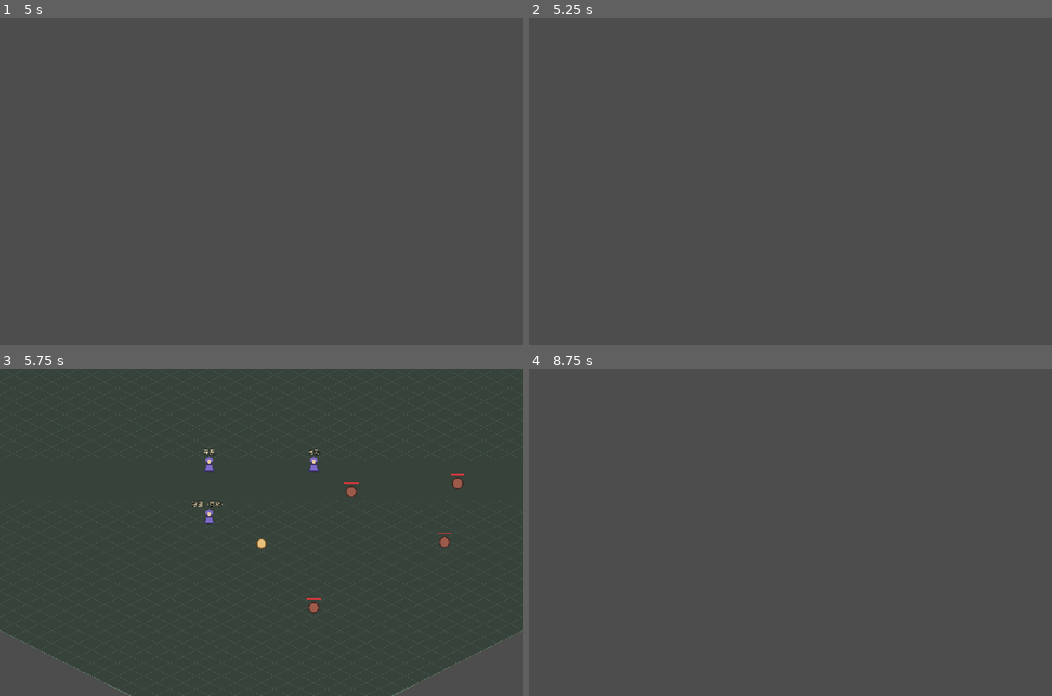
Above: before the commit, frames 1-4 (two rows, left to right).
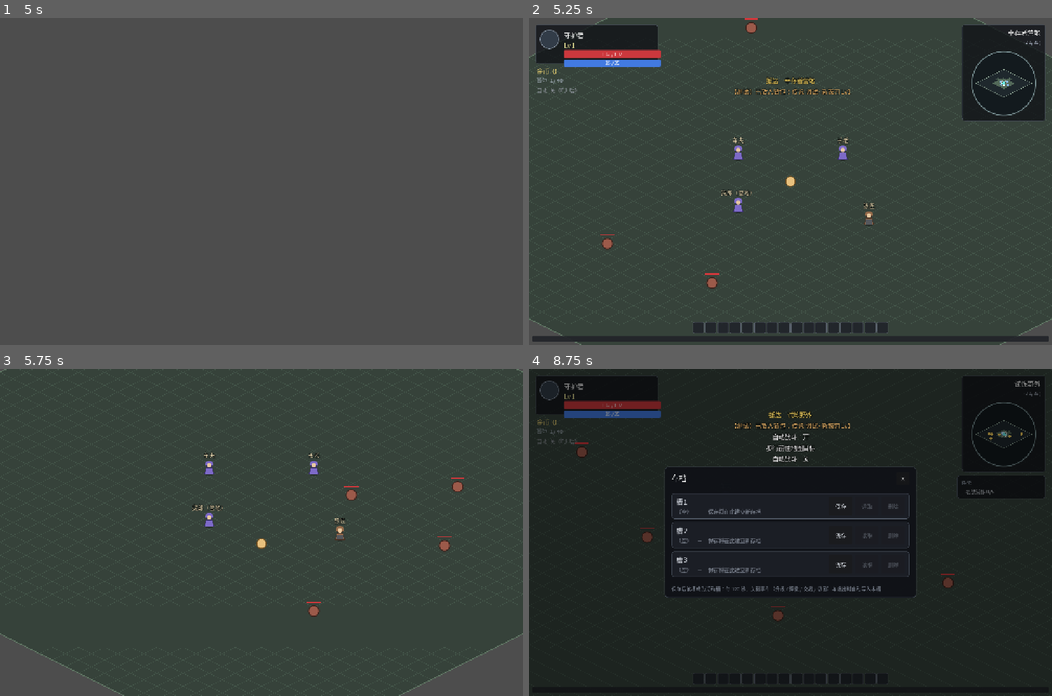
Above: after the commit, the same moments.

Repository: fengcms/DegenerateAge
Game: Godot game, scene res://tests/SmokeTest.tscn
The game is run twice, just before and just after one commit, with the same random seed, the same clock (stepped at 60 frames per second) and the same inputs. This scene is started directly instead of the project's main scene.
Inputs (mouse positions are in pixels of both pictures, inside the frame that each line leads up to):
- Up to frame 1 (5 s): tap Enter at 0.5, 2, 4.25 s; move the mouse to (376, 165) at 0.52 s; hold D (move_right) 0.53-1.25 s; hold Space (attack) 0.53-1.25 s; click (376, 165) at 0.67 s; tap E (interact) at 0.8, 2.3 s; drag from (156, 197) to (235, 246) at 1.27 s; move the mouse to (313, 109) at 2.02 s; hold D (move_right) 2.03-2.75 s; hold Space (attack) 2.03-2.75 s; click (313, 109) at 2.17 s; drag from (235, 246) to (104, 132) at 2.77 s; tap Space (attack) at 3.5 s; drag from (256, 171) to (287, 181) at 3.52 s; drag from (104, 132) to (183, 99) at 4.27 s
- Up to frame 2 (5.25 s): move the mouse to (816, 181) at 5.02 s; hold S (move_down) from 5.03 s (still down); hold Tab (target_next) from 5.03 s (still down); click (816, 181) at 5.17 s
- Up to frame 3 (5.75 s): keep holding S (move_down); keep holding Tab (target_next); tap E (interact) at 5.3 s; tap I (panel_inventory) at 5.65 s
- Up to frame 4 (8.75 s): release S (move_down) at 5.75 s; release Tab (target_next) at 5.75 s; drag from (712, 450) to (685, 548) at 5.77 s; move the mouse to (905, 516) at 6.52 s; hold W (move_up) 6.53-7.25 s; hold 2 (use_potion_mp) 6.53-7.25 s; click (905, 516) at 6.67 s; tap E (interact) at 6.8 s; tap M (panel_map) at 7.15 s; drag from (685, 548) to (764, 597) at 7.27 s; move the mouse to (1004, 434) at 8.02 s; hold S (move_down) from 8.03 s (still down); hold E (interact) from 8.03 s (still down); click (1004, 434) at 8.17 s; tap Escape (pause) at 8.65 s

Frame 1 is identical in both runs. In frame 2, 12% of the frame differs, in the area x 0-100%, y 0-100%; in frame 3, 1.0%; in frame 4, 99%.

Commit message:
feat(m4-2): 接入铁匠对话与升星入口

Diff:
--- a/autoload/data_loader.gd
+++ b/autoload/data_loader.gd
@@ -213,8 +213,10 @@
 				if typeof(npc) != TYPE_DICTIONARY:
 					continue
 				var role := String(npc.get("role", ""))
-				if role != "shop" and role != "quest" and role != "carter":
-					report.append("[maps] %s 的 npc role '%s' 非法（应为 shop / quest / carter）" % [mid_map, role])
+				if role != "shop" and role != "quest" and role != "carter" and role != "blacksmith":
+					report.append("[maps] %s 的 npc role '%s' 非法（应为 shop / quest / carter / blacksmith）" % [mid_map, role])
+				if role == "blacksmith" and (String(npc.get("npcName", "")).is_empty() or String(npc.get("greeting", "")).is_empty()):
+					report.append("[maps] %s 的铁匠缺少 npcName 或 greeting" % mid_map)
 				var sid := String(npc.get("shopId", ""))
 				if role == "shop" and not shop_ids.has(sid):
 					report.append("[maps] %s 的 shop NPC 引用未定义 npcId '%s'" % [mid_map, sid])
--- a/autoload/event_bus.gd
+++ b/autoload/event_bus.gd
@@ -50,6 +50,10 @@
 signal carter_panel_requested(npc_name: String)
 signal map_traveled(from_id: String, to_id: String)
 
+# ---- 铁匠 / 升星（M4）----
+signal blacksmith_panel_requested(npc_name: String, greeting: String)
+signal upgrade_panel_requested()
+
 # ---- 系统 ----
 signal toast_requested(text: String, kind: String)
 signal panel_opened(panel_id: String)
--- a/data/maps.json
+++ b/data/maps.json
@@ -16,6 +16,7 @@
     "npcs": [
       { "role": "shop", "shopId": "peddler_camp", "cell": [16, 20] },
       { "role": "quest", "npcName": "长老", "cell": [24, 20] },
+      { "role": "blacksmith", "npcName": "铁匠", "greeting": "炉火还旺。带上装备和金币，我替你试试升星。", "cell": [20, 14] },
       { "role": "carter", "npcName": "车夫", "cell": [20, 24] }
     ],
     "desc": "安全区：复活锚点 / 回城落点，聚集货郎、铁匠、车夫、任务官、仓库。"
--- a/scenes/Main.tscn
+++ b/scenes/Main.tscn
@@ -11,6 +11,7 @@
 
 [ext_resource type="PackedScene" path="res://scenes/ui/MapBigPanel.tscn" id="9_map"]
 [ext_resource type="PackedScene" path="res://scenes/ui/UpgradePanel.tscn" id="10_upgrade"]
+[ext_resource type="PackedScene" path="res://scenes/ui/BlacksmithPanel.tscn" id="11_blacksmith"]
 
 [node name="Main" type="Node2D"]
 script = ExtResource("1_main")
@@ -35,6 +36,8 @@
 
 [node name="UpgradePanel" parent="UI" instance=ExtResource("10_upgrade")]
 
+[node name="BlacksmithPanel" parent="UI" instance=ExtResource("11_blacksmith")]
+
 [node name="DragLayer" type="Control" parent="UI" groups=["drag_ghost_layer"]]
 anchors_preset = 15
 anchor_right = 1.0
--- /dev/null
+++ b/scenes/ui/BlacksmithPanel.tscn
@@ -0,0 +1,12 @@
+[gd_scene load_steps=2 format=3]
+
+[ext_resource type="Script" path="res://scripts/ui/blacksmith_panel.gd" id="1_blacksmith"]
+
+[node name="BlacksmithPanel" type="Control"]
+anchors_preset = 15
+anchor_right = 1.0
+anchor_bottom = 1.0
+grow_horizontal = 2
+grow_vertical = 2
+visible = false
+script = ExtResource("1_blacksmith")
--- a/scripts/entities/npc.gd
+++ b/scripts/entities/npc.gd
@@ -4,8 +4,8 @@
 ##
 ## 占位素材（R5）：程序化绘制斗篷人形；头顶名称 / 提示用 Label（走项目主题的
 ## SystemFont CJK 字体，避免 draw_string 用引擎内置字体导致中文方框）。
-## 交互派发：由 scripts/world/game.gd 统一处理 interact 键（E），本节点只暴露
-## shop_id 与近距判定，不自己抢输入（保持单一输入出口，便于 9.8 对话系统接管）。
+## 交互派发：由 scripts/world/game.gd 统一处理 E / 鼠标点击；本节点暴露
+## shop_id、近距和命中判定，不自己抢输入。
 ## 碰撞：MVP 不加碰撞体（避免把玩家卡住）；M3 补静态碰撞与逐句对话推进。
 
 ## 交互半径 2 格（6.3 安全区交互距离）
@@ -22,6 +22,8 @@
 @export var role: String = "shop"
 ## 头顶名称；为空时从配置表取名。
 @export var npc_name: String = ""
+## 文本配置的自我介绍，功能面板打开时显示。
+@export var greeting: String = ""
 
 var _near: bool = false
 var _phase: float = 0.0
@@ -60,7 +62,14 @@
 		return false
 	return (p as Node2D).global_position.distance_to(global_position) <= INTERACT_RANGE
 
+## 屏幕点击命中：覆盖人物与头顶名称；由世界统一决定接近和交互。
+func contains_screen_point(point: Vector2) -> bool:
+	var local := get_global_transform_with_canvas().affine_inverse() * point
+	return Rect2(-38.0, -52.0, 76.0, 68.0).has_point(local)
+
 func _draw() -> void:
+	var cloak_color := Color("956b4b") if role == "blacksmith" else COLOR_CLOAK
+	var edge := Color("463226") if role == "blacksmith" else COLOR_CLOAK_EDGE
 	# 脚下阴影
 	draw_set_transform(Vector2(0.0, 8.0), 0.0, Vector2(1.0, 0.5))
 	draw_circle(Vector2.ZERO, 12.0, Color(0, 0, 0, 0.28))
@@ -70,17 +79,19 @@
 	var cloak := PackedVector2Array([
 		Vector2(-12.0, 10.0), Vector2(12.0, 10.0), Vector2(7.0, -6.0), Vector2(-7.0, -6.0),
 	])
-	draw_colored_polygon(cloak, COLOR_CLOAK)
+	draw_colored_polygon(cloak, cloak_color)
 	draw_polyline(PackedVector2Array([
 		Vector2(-12.0, 10.0), Vector2(12.0, 10.0), Vector2(7.0, -6.0),
 		Vector2(-7.0, -6.0), Vector2(-12.0, 10.0),
-	]), COLOR_CLOAK_EDGE, 1.5)
+	]), edge, 1.5)
 
 	# 头部
 	draw_circle(Vector2(0.0, -13.0), 6.5, COLOR_SKIN)
-	draw_arc(Vector2(0.0, -13.0), 6.5, 0.0, TAU, 20, COLOR_CLOAK_EDGE, 1.5, true)
+	draw_arc(Vector2(0.0, -13.0), 6.5, 0.0, TAU, 20, edge, 1.5, true)
 	# 兜帽（上半圆弧加粗）
-	draw_arc(Vector2(0.0, -13.0), 8.0, PI, TAU, 18, COLOR_CLOAK, 5.0, true)
+	draw_arc(Vector2(0.0, -13.0), 8.0, PI, TAU, 18, cloak_color, 5.0, true)
+	if role == "blacksmith":
+		draw_rect(Rect2(-7.0, -2.0, 14.0, 11.0), Color("55585d"))
 
 	# 靠近时脚下高亮圈（9.5 目标选中指示的简化版）
 	if _near:
--- a/scripts/entities/player.gd
+++ b/scripts/entities/player.gd
@@ -182,7 +182,7 @@
 	# Input.get_vector 已做归一化：斜向不会比正向更快（八向移动）
 	var dir := Input.get_vector("move_left", "move_right", "move_up", "move_down")
 	manual_input_active = dir.length() > MANUAL_EPS
-	if manual_input_active or Input.is_mouse_button_pressed(MOUSE_BUTTON_RIGHT):
+	if manual_input_active:
 		map_move_active = false
 		manual_attack_active = false
 	if Input.is_action_pressed("attack") and not manual_input_active and not manual_attack_active:
--- /dev/null
+++ b/scripts/ui/blacksmith_panel.gd
@@ -0,0 +1,99 @@
+extends Control
+## 铁匠对话与功能菜单。NPC 的自我介绍来自 maps.json，继续后进入升星面板。
+
+const PANEL_ID := "blacksmith"
+const COL_PANEL := Color(0.06, 0.07, 0.09, 0.97)
+const COL_BORDER := Color(0.36, 0.31, 0.26)
+
+var _title: Label
+var _greeting: Label
+var _continue: Button
+var _upgrade: Button
+
+func _ready() -> void:
+	set_anchors_preset(Control.PRESET_FULL_RECT)
+	mouse_filter = Control.MOUSE_FILTER_IGNORE
+	_build()
+	visible = false
+	EventBus.blacksmith_panel_requested.connect(_on_requested)
+	EventBus.panel_opened.connect(_on_panel_opened)
+
+func _unhandled_input(event: InputEvent) -> void:
+	if visible and (event.is_action_pressed("interact") or event.is_action_pressed("pause")):
+		set_open(false)
+		get_viewport().set_input_as_handled()
+
+func _on_requested(npc_name: String, greeting: String) -> void:
+	_title.text = "%s　·　铁匠" % npc_name
+	_greeting.text = "「%s」" % greeting
+	set_open(true)
+
+func _on_panel_opened(panel_id: String) -> void:
+	if panel_id != PANEL_ID and visible:
+		set_open(false)
+
+func set_open(open: bool) -> void:
+	visible = open
+	GameState.set_panel_open(PANEL_ID, open)
+	if open:
+		_continue.visible = true
+		_upgrade.visible = false
+		EventBus.panel_opened.emit(PANEL_ID)
+
+func _build() -> void:
+	var dim := ColorRect.new()
+	dim.color = Color(0, 0, 0, 0.36)
+	dim.set_anchors_preset(Control.PRESET_FULL_RECT)
+	dim.mouse_filter = Control.MOUSE_FILTER_IGNORE
+	add_child(dim)
+	var center := CenterContainer.new()
+	center.set_anchors_preset(Control.PRESET_FULL_RECT)
+	center.mouse_filter = Control.MOUSE_FILTER_IGNORE
+	add_child(center)
+	var panel := PanelContainer.new()
+	var style := StyleBoxFlat.new()
+	style.bg_color = COL_PANEL
+	style.border_color = COL_BORDER
+	style.set_border_width_all(1)
+	style.set_corner_radius_all(8)
+	panel.add_theme_stylebox_override("panel", style)
+	center.add_child(panel)
+	var margin := MarginContainer.new()
+	for side in ["left", "right", "top", "bottom"]:
+		margin.add_theme_constant_override("margin_" + side, 18)
+	panel.add_child(margin)
+	var root := VBoxContainer.new()
+	root.custom_minimum_size = Vector2(430, 0)
+	root.add_theme_constant_override("separation", 12)
+	margin.add_child(root)
+	var head := HBoxContainer.new()
+	root.add_child(head)
+	_title = Label.new()
+	_title.text = "铁匠"
+	_title.add_theme_font_size_override("font_size", 18)
+	_title.size_flags_horizontal = Control.SIZE_EXPAND_FILL
+	head.add_child(_title)
+	var close := Button.new()
+	close.text = "×"
+	close.pressed.connect(func() -> void: set_open(false))
+	head.add_child(close)
+	_greeting = Label.new()
+	_greeting.autowrap_mode = TextServer.AUTOWRAP_WORD_SMART
+	root.add_child(_greeting)
+	_continue = Button.new()
+	_continue.text = "继续"
+	_continue.pressed.connect(_show_menu)
+	root.add_child(_continue)
+	_upgrade = Button.new()
+	_upgrade.text = "升星装备"
+	_upgrade.pressed.connect(_open_upgrade)
+	root.add_child(_upgrade)
+
+func _show_menu() -> void:
+	_continue.visible = false
+	_upgrade.visible = true
+	_upgrade.grab_focus()
+
+func _open_upgrade() -> void:
+	set_open(false)
+	EventBus.upgrade_panel_requested.emit()
--- a/scripts/ui/upgrade_panel.gd
+++ b/scripts/ui/upgrade_panel.gd
@@ -1,5 +1,5 @@
 extends Control
-## 升星十字面板（M4-1）。M4-2 铁匠 NPC 将通过 set_open 接入；如意格 M4-5 启用。
+## 升星十字面板（M4-1）。由铁匠对话的功能按钮打开；如意格 M4-5 启用。
 
 const PANEL_ID := "upgrade"
 const WIDTH := 560.0
@@ -26,11 +26,15 @@
 	EventBus.inventory_changed.connect(_on_items_changed)
 	EventBus.equipment_changed.connect(_on_items_changed)
 	EventBus.gold_changed.connect(_on_gold_changed)
+	EventBus.upgrade_panel_requested.connect(_on_requested)
 
 func _unhandled_input(event: InputEvent) -> void:
-	if visible and event.is_action_pressed("pause"):
+	if visible and (event.is_action_pressed("interact") or event.is_action_pressed("pause")):
 		set_open(false)
 		get_viewport().set_input_as_handled()
+
+func _on_requested() -> void:
+	set_open(true)
 
 func set_open(open: bool) -> void:
 	visible = open
--- a/scripts/world/game.gd
+++ b/scripts/world/game.gd
@@ -7,7 +7,7 @@
 ## 世界按「当前地图」数据驱动装配（M3-1）：
 ##   · 怪物点 → `maps.json` 的 `spawnPoints`（`MonsterSpawner.spawn_from_map`）
 ##   · Boss 点 → `maps.json` 的 `bossSpawn`（含墓碑刷新，M3-5 启用墓碑实体）
-##   · NPC    → `maps.json` 的 `npcs`（货郎 / 任务官 / 车夫）
+##   · NPC    → `maps.json` 的 `npcs`（货郎 / 任务官 / 车夫 / 铁匠）
 ## 切图 = 重载场景（`MapService.travel_to`，拍板 D1-A）：旧图实体随场景一并销毁（T15）。
 ## ⚠ 原 M1/M2 单图期的 `TEST_SPAWNS` / `TEST_ELITES` / `TEST_NPCS` 硬编码已随 M3 恢复清单移除
 ##   （见工程文档 13 §6 R3 与 04「M5 移除清单」）；营地保留 3 只教学木桩（产品 07 §7.6，`ai:false`）。
@@ -28,10 +28,21 @@
 @onready var _damage_numbers: Node2D = $DamageNumbers
 
 var _explored_cell := Vector2i(-1, -1)
+var _pending_npc: Npc = null
 
 func _process(_delta: float) -> void:
 	if GameState.panel_open or _player.is_dead:
-		return
+		_pending_npc = null
+		return
+	if _pending_npc != null:
+		if not is_instance_valid(_pending_npc) or not _pending_npc.is_inside_tree():
+			_pending_npc = null
+		elif _pending_npc.is_player_in_range():
+			var arrived := _pending_npc
+			_pending_npc = null
+			_interact_with(arrived)
+		elif not _player.map_move_active:
+			_pending_npc = null
 	var cell := Vector2i(Iso.world_to_grid(_player.global_position).round())
 	if cell != _explored_cell:
 		_explored_cell = cell
@@ -130,6 +141,7 @@
 		npc.shop_id = String(spec.get("shopId", ""))
 		npc.role = String(spec.get("role", "shop"))
 		npc.npc_name = String(spec.get("npcName", ""))
+		npc.greeting = String(spec.get("greeting", ""))
 		npc.position = Iso.grid_to_world(_cell_of(spec))
 		_npcs.add_child(npc)
 
@@ -190,7 +202,19 @@
 			cycle_target()
 			get_viewport().set_input_as_handled()
 			return
-		if event is InputEventMouseButton and event.button_index == MOUSE_BUTTON_LEFT and event.pressed:
+		if event is InputEventMouseButton and event.pressed and (event.button_index == MOUSE_BUTTON_LEFT or event.button_index == MOUSE_BUTTON_RIGHT):
+			var npc := npc_at_screen(event.position)
+			if npc != null:
+				_request_npc_interaction(npc)
+				get_viewport().set_input_as_handled()
+				return
+			_pending_npc = null
+			if event.button_index == MOUSE_BUTTON_RIGHT:
+				_player.map_move_active = false
+				_player.manual_attack_active = false
+				_player.begin_manual_command()
+				get_viewport().set_input_as_handled()
+				return
 			var enemy := enemy_at_screen(event.position)
 			if enemy != null:
 				_player.request_target_attack(enemy)
@@ -252,21 +276,49 @@
 
 ## 就近与 NPC 交互：成功派发返回 true（6.3 通用交互入口，后续对话系统 9.8 在此扩展）。
 ## M2：按 NPC role 派发 —— quest = 任务面板，shop = 货郎面板；
-## M3-2：carter = 车夫面板（跨图出行）。
+## M3-2：carter = 车夫面板（跨图出行）；M4-2：blacksmith = 铁匠对话。
 func _try_interact() -> bool:
 	var npc := nearest_npc()
 	if npc == null:
 		return false
+	_pending_npc = null
+	return _interact_with(npc)
+
+func _interact_with(npc: Npc) -> bool:
 	if npc.role == "quest":
 		EventBus.quest_panel_requested.emit(npc.npc_name)
 		return true
 	if npc.role == "carter":
 		EventBus.carter_panel_requested.emit(npc.npc_name)
 		return true
+	if npc.role == "blacksmith":
+		EventBus.blacksmith_panel_requested.emit(npc.npc_name, npc.greeting)
+		return true
 	if not npc.shop_id.is_empty():
 		EventBus.shop_open_requested.emit(npc.shop_id)
 		return true
 	return false
+
+## 鼠标点击 NPC：近距离直接对话，远距离先步行到 NPC，进入 2 格范围后自动打开。
+func _request_npc_interaction(npc: Npc) -> void:
+	_pending_npc = null
+	if npc.is_player_in_range():
+		_interact_with(npc)
+	elif _player.request_map_move(_ground.clamp_to_map(npc.global_position)):
+		_pending_npc = npc
+
+func npc_at_screen(point: Vector2) -> Npc:
+	var best: Npc = null
+	var best_distance := INF
+	for child in _npcs.get_children():
+		var npc := child as Npc
+		if npc == null or not npc.contains_screen_point(point):
+			continue
+		var distance := npc.get_global_transform_with_canvas().origin.distance_squared_to(point)
+		if distance < best_distance:
+			best = npc
+			best_distance = distance
+	return best
 
 ## 交互半径内的最近 NPC（无则 null）。
 func nearest_npc() -> Npc:
--- a/tests/smoke_test.gd
+++ b/tests/smoke_test.gd
@@ -32,6 +32,7 @@
 	await _test_claim_fly()
 	_test_equipment()
 	_test_upgrade()
+	await _test_blacksmith()
 	_test_shop()
 	await _test_trade_panel()
 	_test_debug_seed()
@@ -59,6 +60,58 @@
 func _test_data_validation() -> void:
 	var report: Array[String] = DataLoader.validate_all()
 	_expect(report.is_empty(), "数据校验未通过：%s" % [report])
+
+func _test_blacksmith() -> void:
+	GameState.reset_to_defaults()
+	var item := _equip_instance("weapon_starter", "smith_weapon", {"atk": 10})
+	GameState.inventory[0] = item
+	GameState.add_gold(500)
+	var main := preload("res://scenes/Main.tscn").instantiate()
+	add_child(main)
+	await get_tree().process_frame
+	var world: Node = main.get_node("Game")
+	var player: Node2D = world.get_node("Entities/Player")
+	var smith: Npc = null
+	for child in world.get_node("Npcs").get_children():
+		if child is Npc and child.role == "blacksmith":
+			smith = child
+			break
+	_expect(smith != null, "营地应生成铁匠 NPC")
+	if smith != null:
+		_expect(world.npc_at_screen(smith.get_global_transform_with_canvas().origin) == smith,
+			"点击铁匠的人物区域应准确命中")
+		_expect(not smith.is_player_in_range(), "铁匠应与出生点有可辨识距离")
+		world._request_npc_interaction(smith)
+		_expect(player.map_move_active, "远距离点击铁匠应开始自动靠近")
+		player.global_position = smith.global_position + Vector2(32.0, 0.0)
+		world._process(0.0)
+		var dialogue: Control = main.get_node("UI/BlacksmithPanel")
+		var upgrade: Control = main.get_node("UI/UpgradePanel")
+		_expect(dialogue.visible and GameState.panel_open,
+			"到达铁匠身边应打开对话并阻止世界操作")
+		dialogue._show_menu()
+		dialogue._open_upgrade()
+		_expect(not dialogue.visible and upgrade.visible and GameState.panel_open,
+			"铁匠菜单应切换到升星十字面板")
+		upgrade._on_upgrade()
+		_expect(item.star == 1 and GameState.gold == 0,
+			"玩家通过铁匠对话应完成金币扣费和装备升星")
+		upgrade.set_open(false)
+		_expect(not GameState.panel_open, "关闭升星面板应恢复世界操作")
+		player.global_position = smith.global_position + Vector2(32.0, 0.0)
+		_expect(world._try_interact() and dialogue.visible,
+			"靠近铁匠按 E 应能再次打开对话")
+		dialogue.set_open(false)
+		player.global_position = smith.global_position + Vector2(300.0, 0.0)
+		world._request_npc_interaction(smith)
+		player.map_move_active = false
+		world._process(0.0)
+		player.global_position = smith.global_position + Vector2(32.0, 0.0)
+		world._process(0.0)
+		_expect(not dialogue.visible, "手动打断走向 NPC 后不应延迟弹出对话")
+	main.queue_free()
+	await get_tree().process_frame
+	GameState.reset_to_defaults()
 
 func _test_upgrade() -> void:
 	GameState.reset_to_defaults()
Not shown: 1 places in scenes/Main.tscn that only renumber resources
Not shown, added: scripts/ui/blacksmith_panel.gd.uid
Not shown, changed: docs/产品文档/06-经济与NPC系统.md
Not shown, changed: docs/工程文档/02-阶段开发计划与验收标准.md
